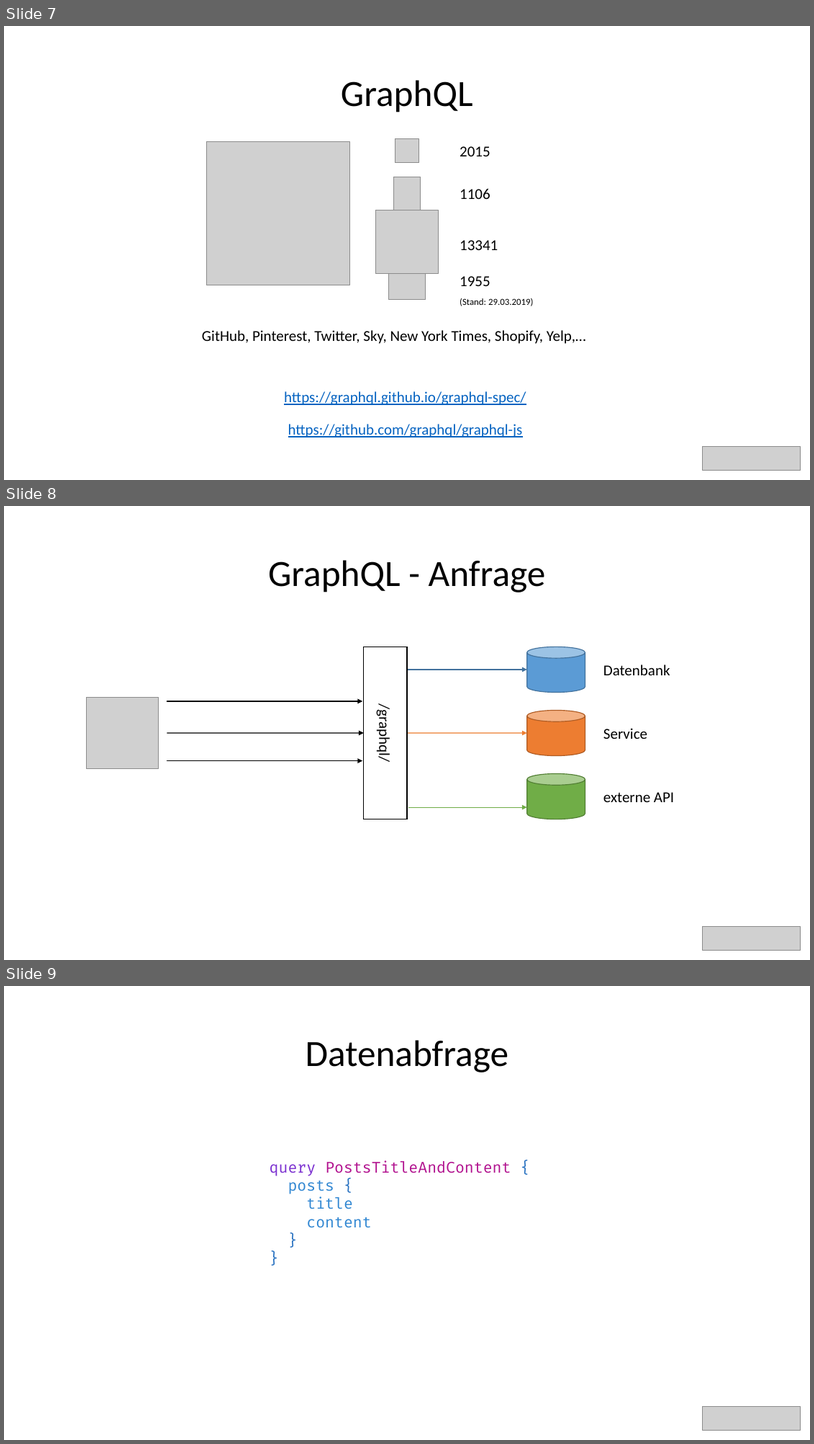
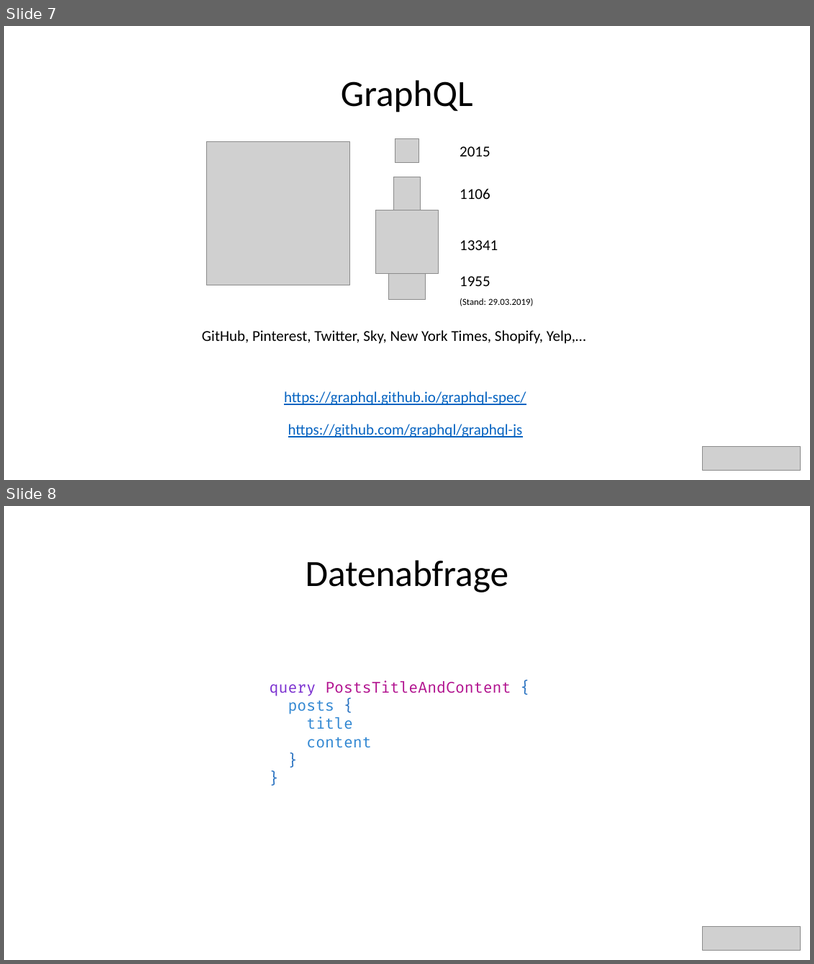
Before and after one commit to bytePassion/GraphQL-Talk, a slide deck: slides/GraphqlSlides.pptx. Shown one above the other, each under a label of ours: slides 7, 8 and 9 before the commit, slides 7 and 8 after it. The pictures are 814x1444 and 814x964 pixels, drawn with LibreOffice and Linux fonts; fonts in the diff are those of the drawing; grey boxes stand for pictures. Boxes give left, top, right and bottom in pixels: in the first picture for what was removed or moved away, otherwise in the second. Text is boxed around its words. In the diff, an @@ line names an element or a change of style, - is before the commit and + after.

```diff
--- a/slides/GraphqlSlides.pptx
+++ b/slides/GraphqlSlides.pptx
@@ slide 8 removed at box(4, 506, 810, 960), background #FFFFFF @@
@@ title removed at box(268, 560, 546, 592) @@
-GraphQL - Anfrage
@@ rectangle removed at box(364, 647, 407, 819) @@
-/graphql/
@@ cylinder removed at box(527, 647, 585, 692) @@
@@ arrow removed from (407, 669) to (527, 669) @@
@@ text removed at box(604, 664, 671, 675) @@
-Datenbank
@@ picture removed at box(87, 698, 158, 769) @@
@@ arrow removed from (167, 701) to (363, 701) @@
@@ cylinder removed at box(527, 710, 585, 755) @@
@@ arrow removed from (167, 733) to (364, 733) @@
@@ arrow removed from (407, 733) to (527, 733) @@
@@ text removed at box(604, 728, 648, 739) @@
-Service
@@ arrow removed from (167, 761) to (363, 761) @@
@@ cylinder removed at box(527, 773, 585, 818) @@
@@ arrow removed from (409, 807) to (527, 807) @@
@@ text removed at box(604, 792, 674, 802) @@
-externe API
@@ picture removed at box(702, 926, 800, 950) @@
@@ what was slide 9 is now slide 8 @@
```
Also in this commit, not shown: 2 slides changed, 2 other slides removed.
